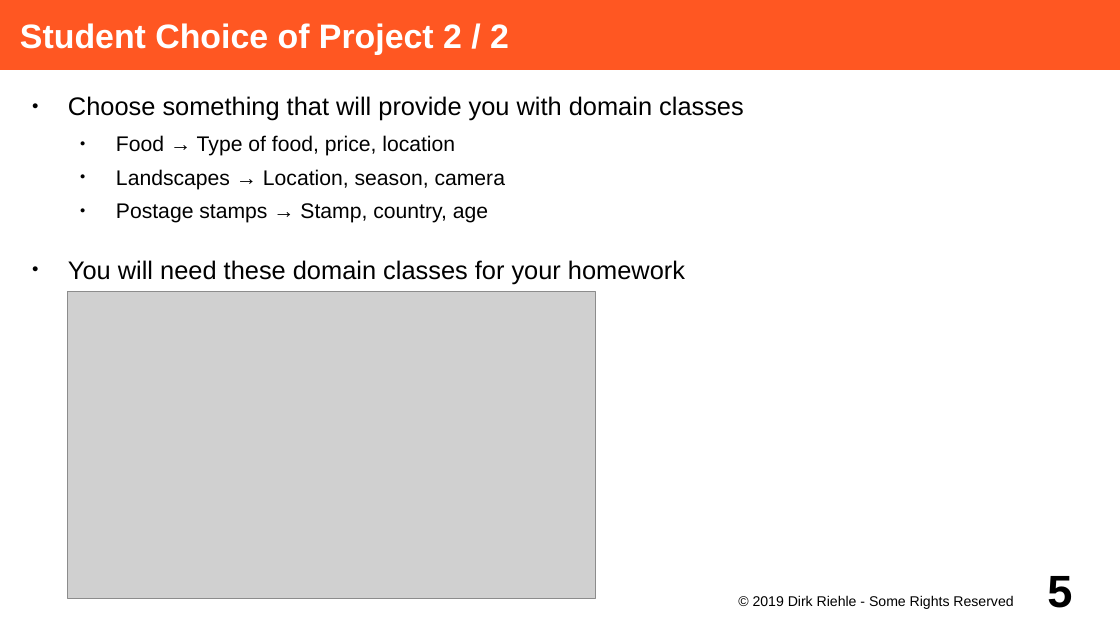
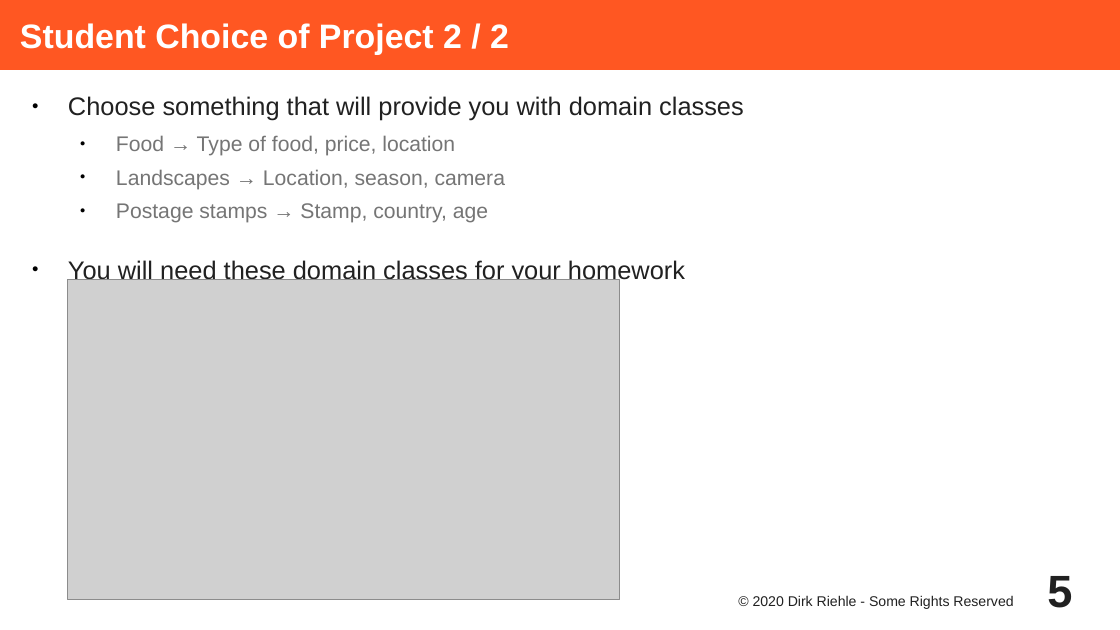
Before and after one commit to dirkriehle/adap-course, a slide deck: slide 5 of Lecture Slides/ADAP A01 - Course Introduction.odp. Drawn at 1120x630 pixels with LibreOffice and Linux fonts; fonts in the diff are those of the drawing; grey boxes stand for pictures. Boxes give left, top, right and bottom in pixels: in the first picture for what was removed or moved away, otherwise in the second. Text is boxed around its words. In the diff, an @@ line names an element or a change of style, - is before the commit and + after.

```diff
--- a/Lecture Slides/ADAP A01 - Course Introduction.odp
+++ b/Lecture Slides/ADAP A01 - Course Introduction.odp
@@ text "Choose something that will provide ..." at [68, 96, 744, 284]: text colour #000000 to #212121 in "Choose something that will provide you with ...", "You will need these domain classes for ..."; text colour #000000 to #757575 in "Food → Type of food, price, location", "Landscapes → Location, season, camera", "Postage stamps → Stamp, country, age" @@
@@ picture: place and size @@
-picture at [68, 292, 597, 598]
+picture at [68, 281, 620, 601]
@@ page number at [1047, 576, 1072, 608]: text colour #000000 to #212121 @@
@@ text at [753, 595, 1013, 609]: text changed; text colour #000000 to #212121 @@
-© 2019 Dirk Riehle - Some Rights Reserved
+© 2020 Dirk Riehle - Some Rights Reserved
```
Also in this commit, not shown: 18 other slides changed, 2 slides added, 1 slide removed, 24 other files.
